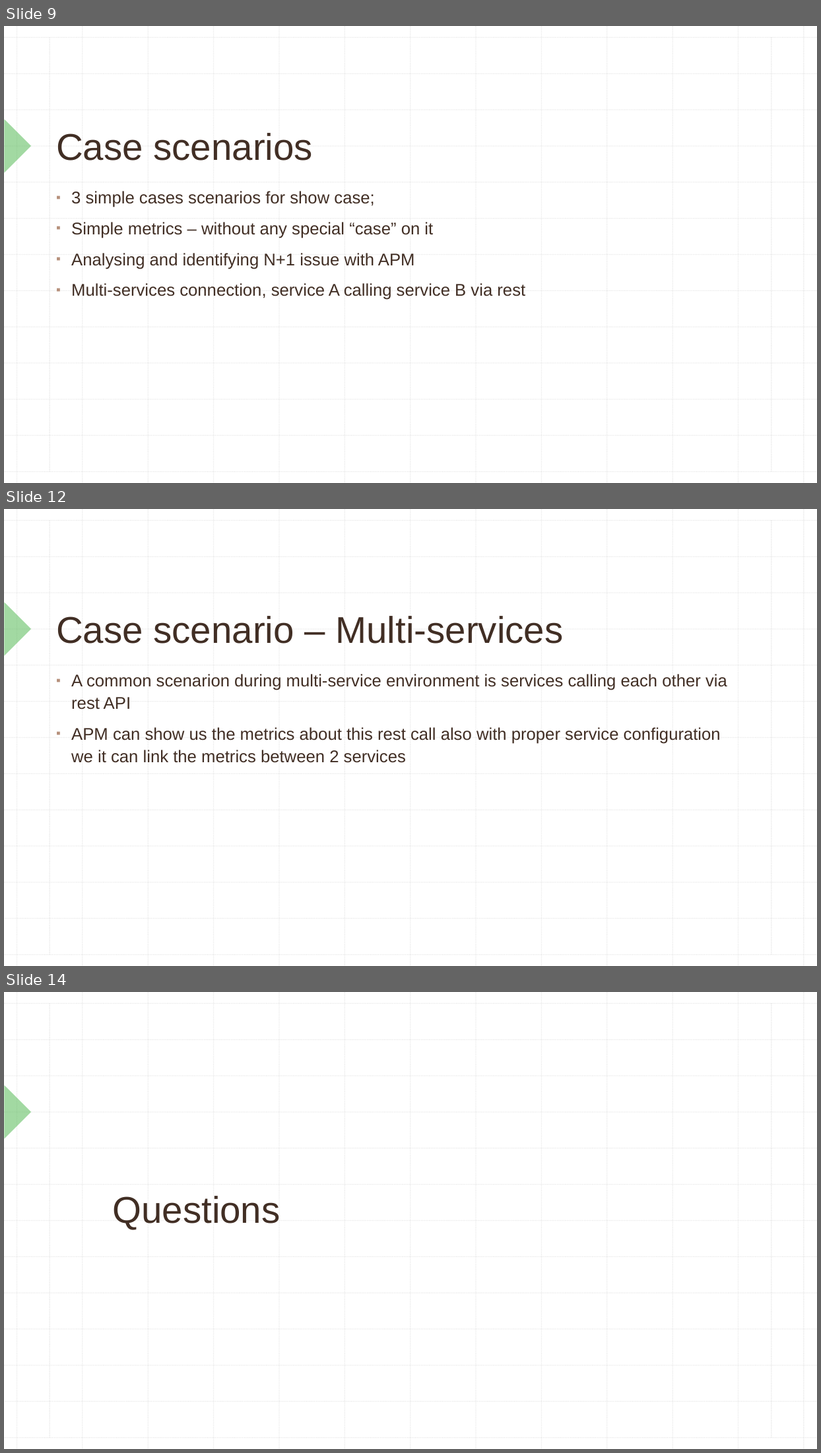
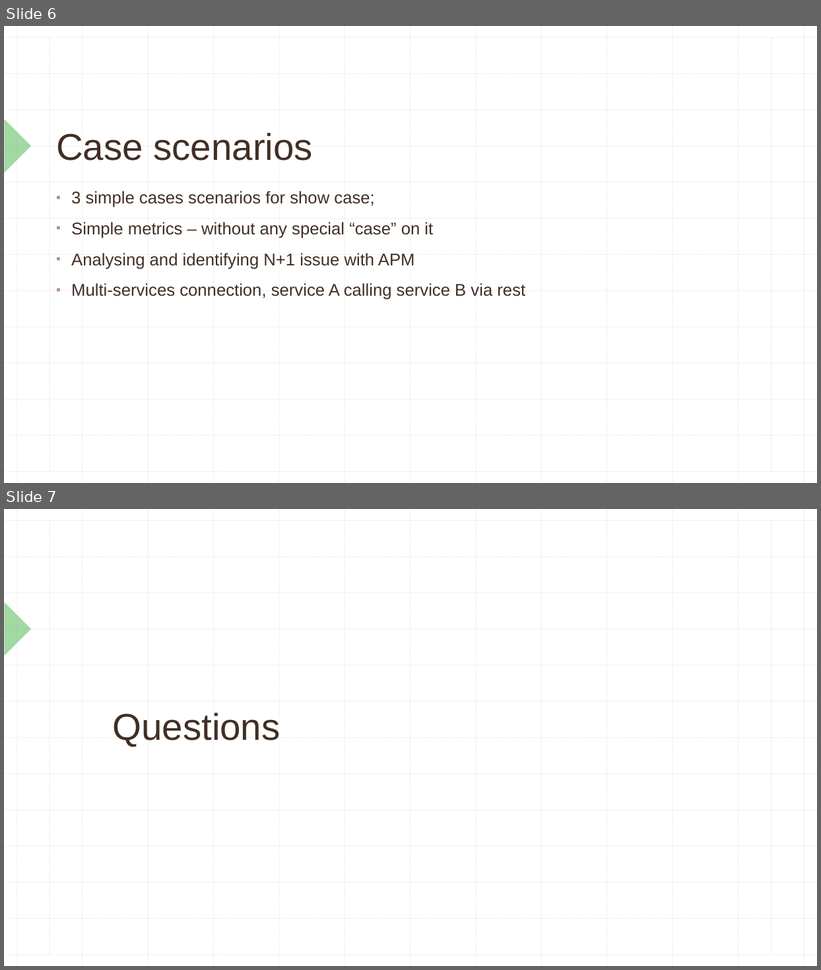
Before and after one commit to viniciustoni/kibana-apm-meetup, a slide deck: Kibana APM.pptx. Shown one above the other, each under a label of ours: slides 9, 12 and 14 before the commit, slides 6 and 7 after it; the slides between them are not shown. The pictures are 821x1453 and 821x970 pixels, drawn with LibreOffice and Linux fonts; fonts in the diff are those of the drawing. Boxes give left, top, right and bottom in pixels: in the first picture for what was removed or moved away, otherwise in the second. Text is boxed around its words. In the diff, an @@ line names an element or a change of style, - is before the commit and + after.

```diff
--- a/Kibana APM.pptx
+++ b/Kibana APM.pptx
@@ slide 12 removed at (x1=4, y1=509, x2=817, y2=966), background #FFFFFF; not listed: 29 template elements that a slide beside it also shows @@
@@ title removed at (x1=56, y1=616, x2=564, y2=644) @@
-Case scenario – Multi-services
@@ text removed at (x1=71, y1=674, x2=727, y2=763) @@
-▪ A common scenarion during multi-service environment is services calling each other via rest API
-▪ APM can show us the metrics about this rest call also with proper service configuration we it can link the metrics between 2 services
@@ what was slide 9 is now slide 6 @@
@@ what was slide 14 is now slide 7 @@
```
Also in this commit, not shown: 5 slides changed, 5 other slides removed, 1 other file.
